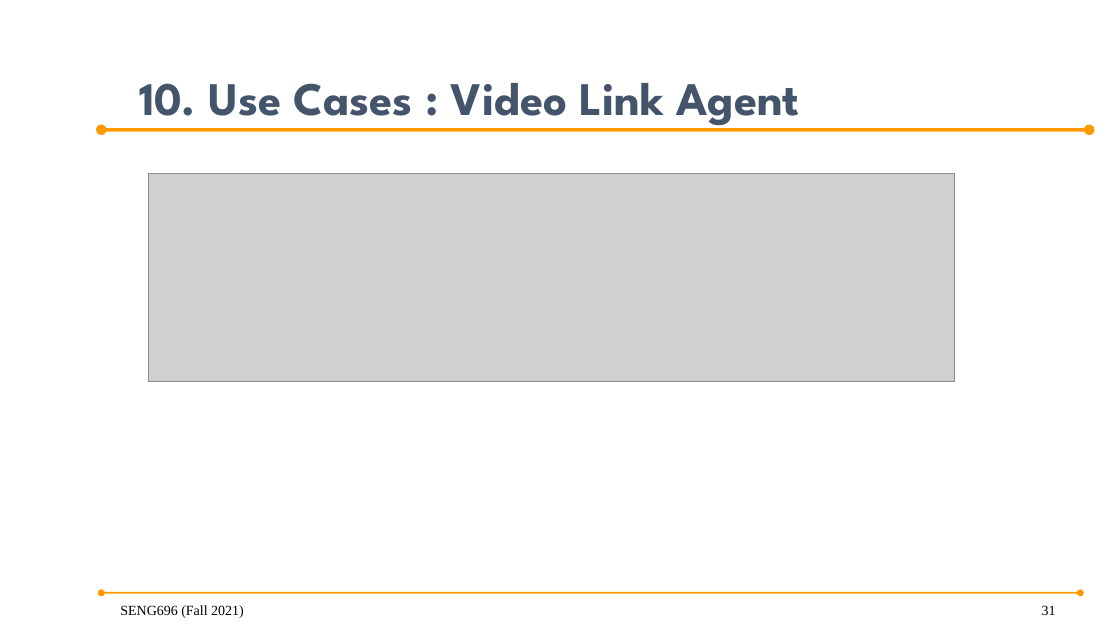
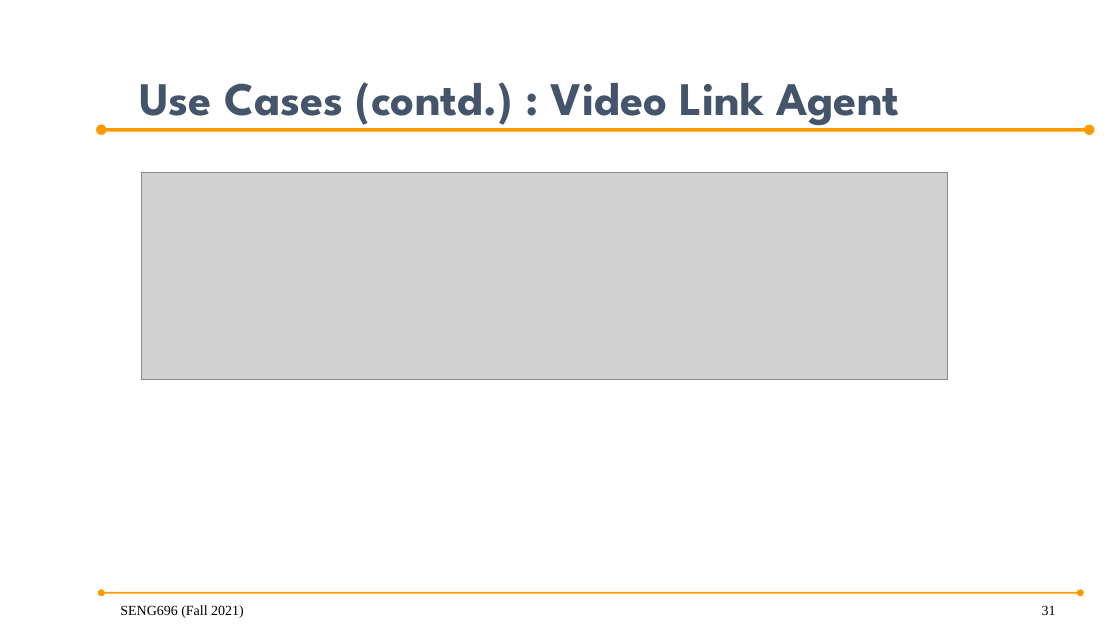
Before and after one commit to anish30145784/SENG696_GroupD, a slide deck: slide 31 of GroupD_ProjectPresentation .pptx. Drawn at 1120x630 pixels with LibreOffice and Linux fonts; fonts in the diff are those of the drawing; grey boxes stand for pictures; background and template pictures are left out. Boxes give left, top, right and bottom in pixels: in the first picture for what was removed or moved away, otherwise in the second. Text is boxed around its words. In the diff, an @@ line names an element or a change of style, - is before the commit and + after.

Commit message:
made some layout changes and added description for the inter agent communication

```diff
--- a/GroupD_ProjectPresentation .pptx
+++ b/GroupD_ProjectPresentation .pptx
@@ title at (139,82,899,129): text changed @@
-10. Use Cases : Video Link Agent
+Use Cases (contd.) : Video Link Agent
@@ picture: place and size @@
-picture at (149,174,954,381)
+picture at (141,172,947,380)
```
Also in this commit, not shown: 9 other slides changed, 3 slides added, 7 other files.
